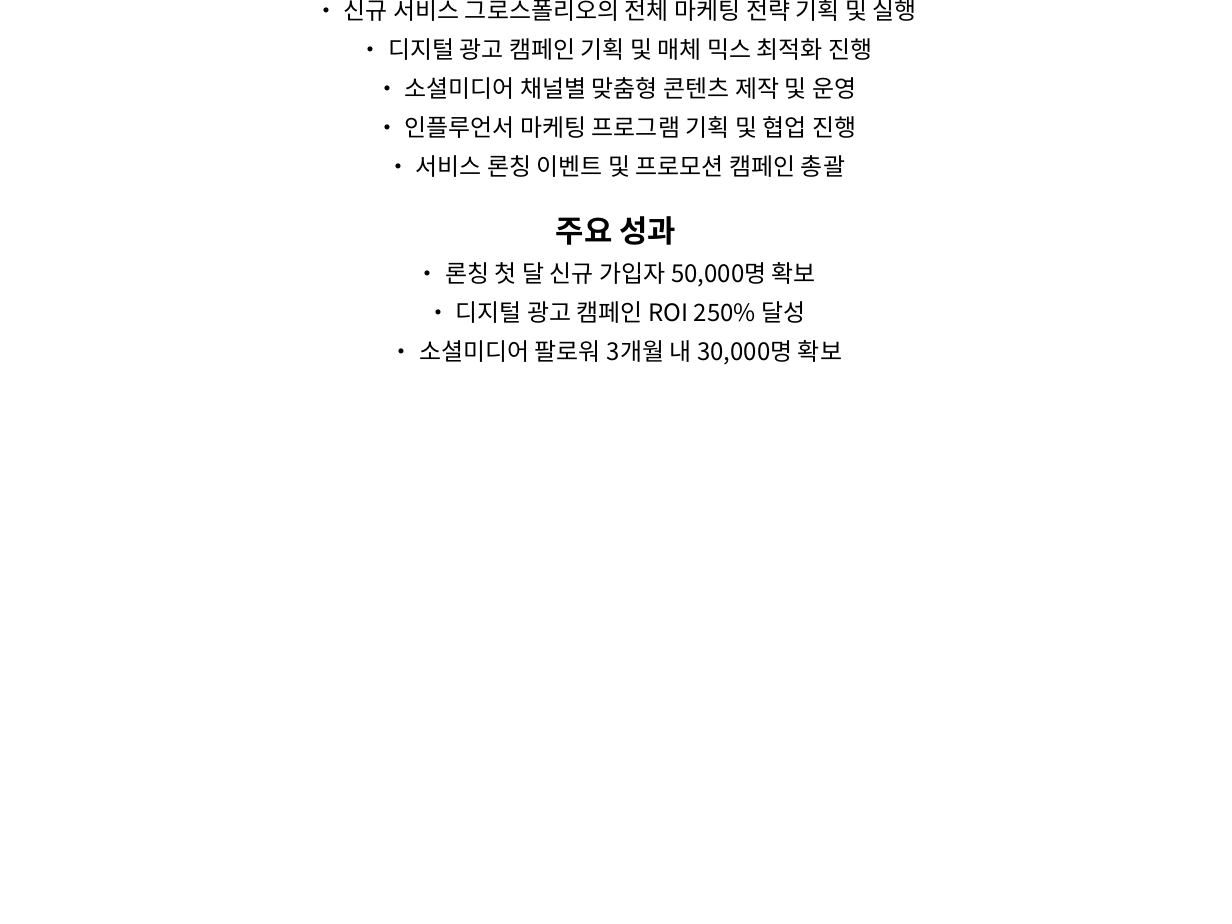
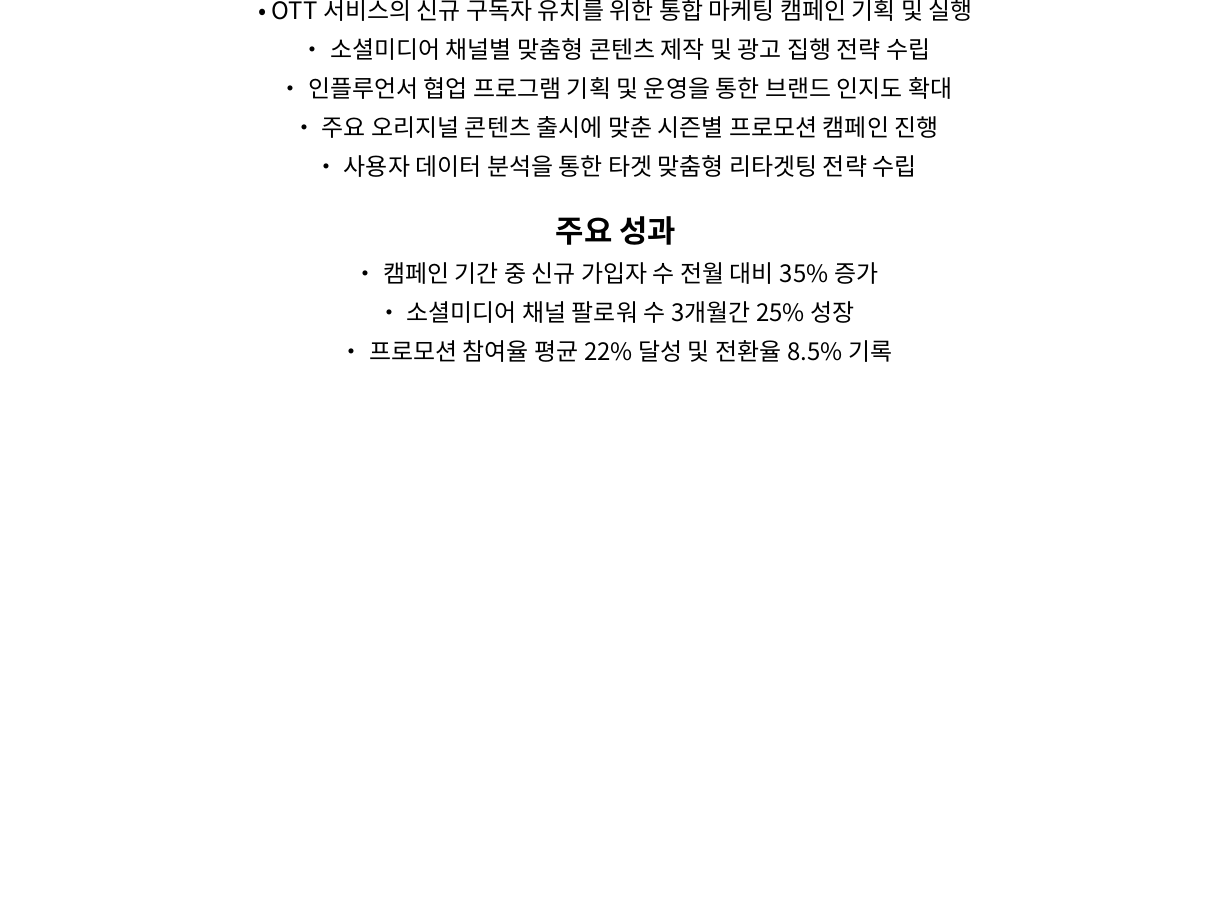
Before and after one commit to earningss793/GROWTHFOLIO2, a slide deck: slide 3 of output/portfolio.pptx. Drawn at 1232x924 pixels with LibreOffice and Linux fonts; fonts in the diff are those of the drawing. Boxes give left, top, right and bottom in pixels: in the first picture for what was removed or moved away, otherwise in the second. Text is boxed around its words. In the diff, an @@ line names an element or a change of style, - is before the commit and + after.

```diff
--- a/output/portfolio.pptx
+++ b/output/portfolio.pptx
@@ title at <box>272,0,973,362</box>: text changed @@
-그로스폴리오 론칭 캠페인
+그로스폴리오 캠페인
@@ title at <box>272,0,973,177</box>: text changed @@
-• 신규 서비스 그로스폴리오의 전체 마케팅 전략 기획 및 실행
-• 디지털 광고 캠페인 기획 및 매체 믹스 최적화 진행
-• 소셜미디어 채널별 맞춤형 콘텐츠 제작 및 운영
-• 인플루언서 마케팅 프로그램 기획 및 협업 진행
-• 서비스 론칭 이벤트 및 프로모션 캠페인 총괄
+• OTT 서비스의 신규 구독자 유치를 위한 통합 마케팅 캠페인 기획 및 실행
+• 소셜미디어 채널별 맞춤형 콘텐츠 제작 및 광고 집행 전략 수립
+• 인플루언서 협업 프로그램 기획 및 운영을 통한 브랜드 인지도 확대
+• 주요 오리지널 콘텐츠 출시에 맞춘 시즌별 프로모션 캠페인 진행
+• 사용자 데이터 분석을 통한 타겟 맞춤형 리타겟팅 전략 수립
@@ title at <box>369,262,892,362</box>: text changed @@
-• 론칭 첫 달 신규 가입자 50,000명 확보
-• 디지털 광고 캠페인 ROI 250% 달성
-• 소셜미디어 팔로워 3개월 내 30,000명 확보
+• 캠페인 기간 중 신규 가입자 수 전월 대비 35% 증가
+• 소셜미디어 채널 팔로워 수 3개월간 25% 성장
+• 프로모션 참여율 평균 22% 달성 및 전환율 8.5% 기록
```
Also in this commit, not shown: 1 other slide changed.
